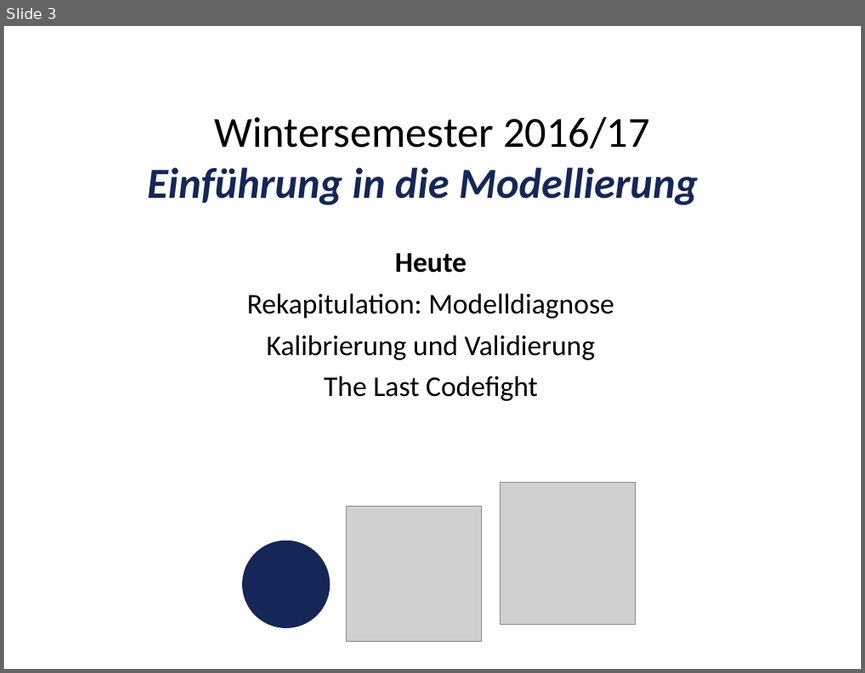
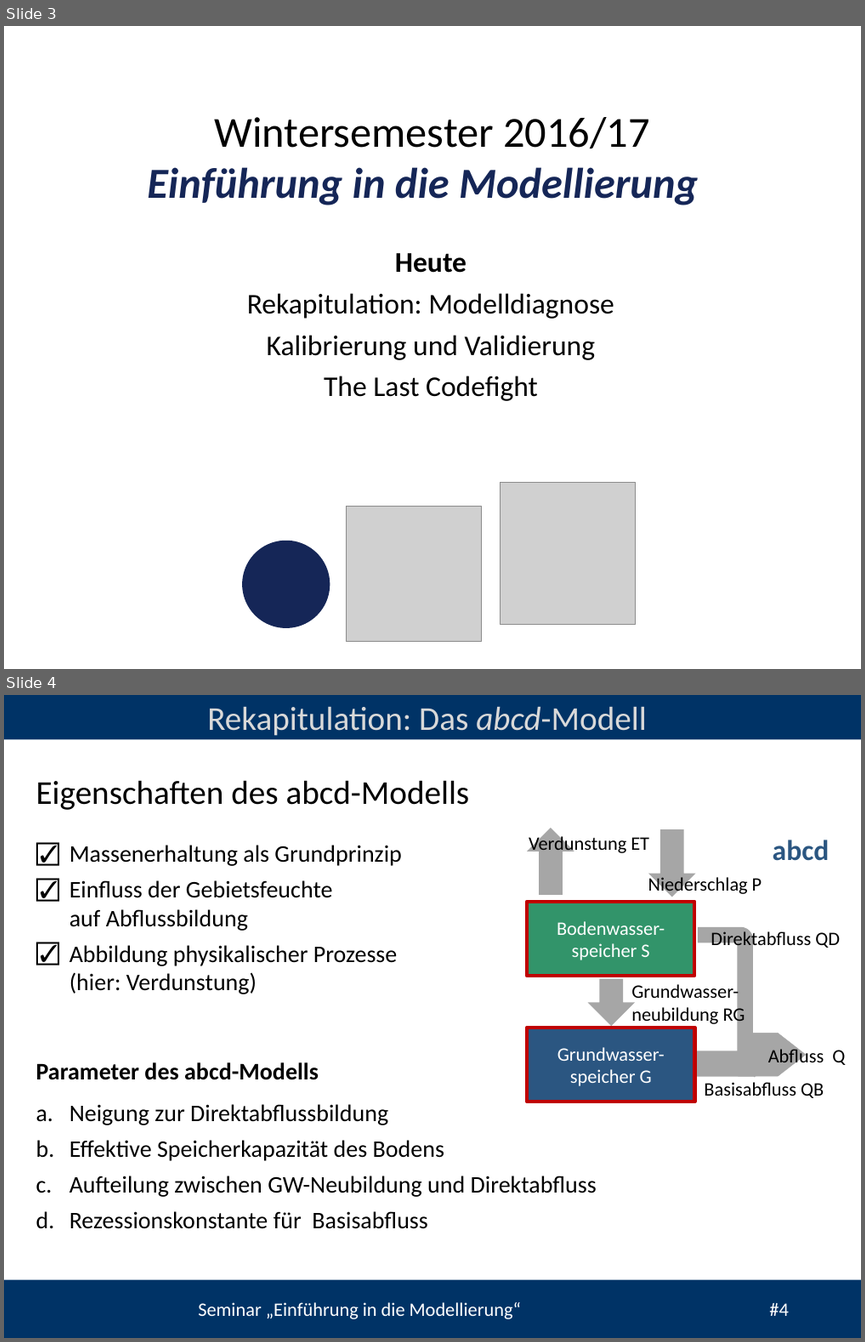
Before and after one commit to heistermann/Einf_Modellierung, a slide deck: Termin_7/folien/UebungModellierung#7.pptx. Shown one above the other, each under a label of ours: slide 3 before the commit, slides 3 and 4 after it. The pictures are 865x673 and 865x1342 pixels, drawn with LibreOffice and Linux fonts; fonts in the diff are those of the drawing; grey boxes stand for pictures; background and template pictures are left out. Boxes give left, top, right and bottom in pixels: in the first picture for what was removed or moved away, otherwise in the second. Text is boxed around its words. In the diff, an @@ line names an element or a change of style, - is before the commit and + after.

```diff
--- a/Termin_7/folien/UebungModellierung#7.pptx
+++ b/Termin_7/folien/UebungModellierung#7.pptx
@@ slide 4 added at [4,695,861,1338], background #FFFFFF @@
@@ rectangle added at [4,695,861,739], fill #003366 @@
@@ text added at [207,706,646,736], 28 pt, text #D9D9D9 @@
+Rekapitulation: Das abcd-Modell
@@ text added at [36,780,470,810], 28 pt, text #000000 @@
+Eigenschaften des abcd-Modells
@@ text added at [69,845,401,994], 20 pt, text #000000 @@
+☑ Massenerhaltung als Grundprinzip
+☑ Einfluss der Gebietsfeuchte
+  auf Abflussbildung
+☑ Abbildung physikalischer Prozesse
+  (hier: Verdunstung)
@@ group added at [527,828,845,1102]: 7 texts, 4 down arrows, 2 rectangles, 1 right arrow, 1 bent arrow @@
+Grundwasser-
+speicher G
+Verdunstung ET
+Grundwasser-
+neubildung RG
+Direktabfluss QD
+Abfluss Q
+Bodenwasser-
+speicher S
+Niederschlag P
+Basisabfluss QB
+abcd
@@ text added at [36,1062,318,1080], 20 pt, text #000000, bold @@
+Parameter des abcd-Modells
@@ text added at [69,1104,596,1229], 20 pt, text #000000 @@
+a. Neigung zur Direktabflussbildung
+b. Effektive Speicherkapazität des Bodens
+c. Aufteilung zwischen GW-Neubildung und Direktabfluss
+d. Rezessionskonstante für Basisabfluss
@@ rectangle added at [4,1279,861,1338], fill #003366 @@
@@ text added at [198,1302,788,1319], 16 pt, text #FFFFFF @@
+Seminar „Einführung in die Modellierung“ #4
```
Also in this commit, not shown: 10 slides changed, 3 other slides added, 3 other files.
